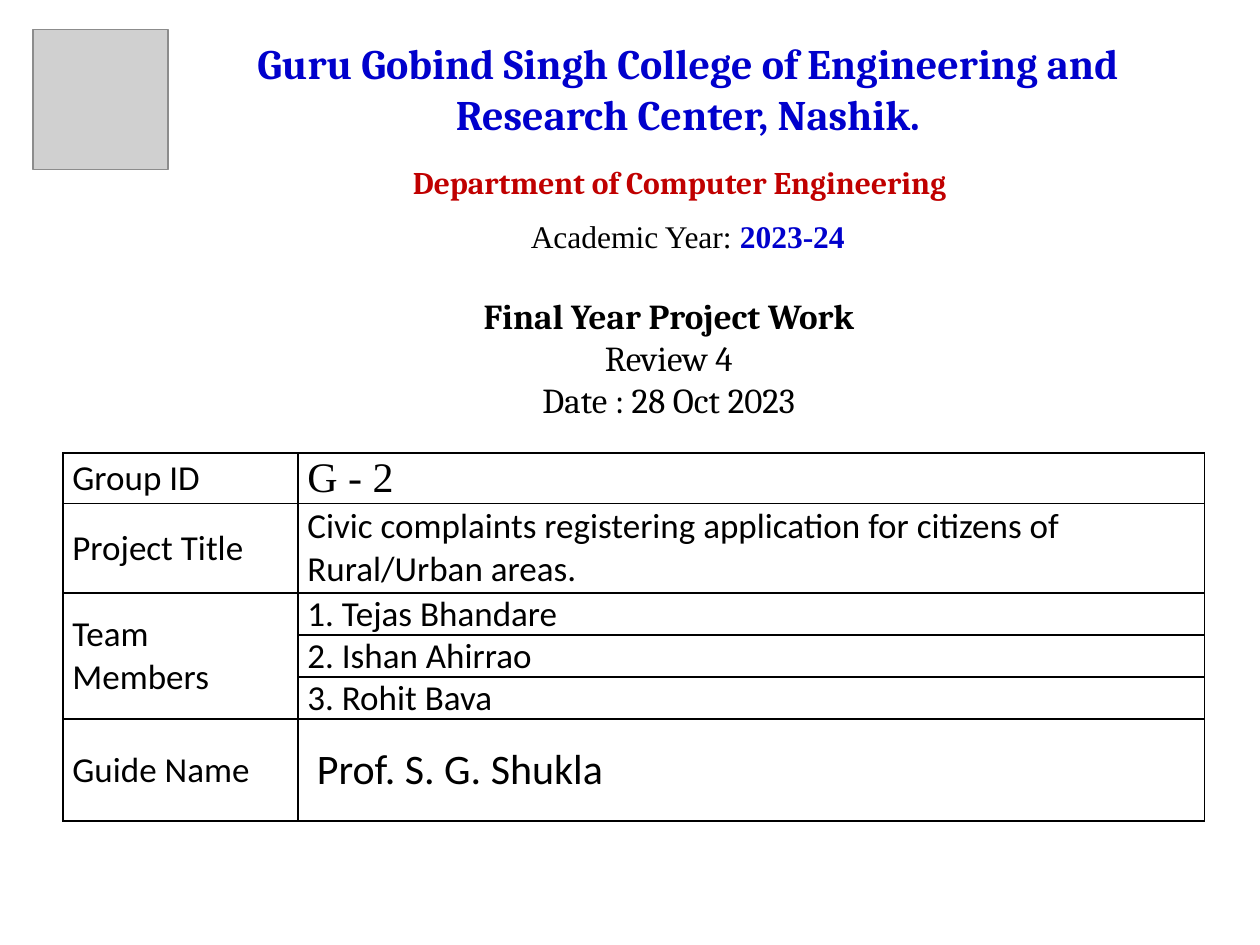
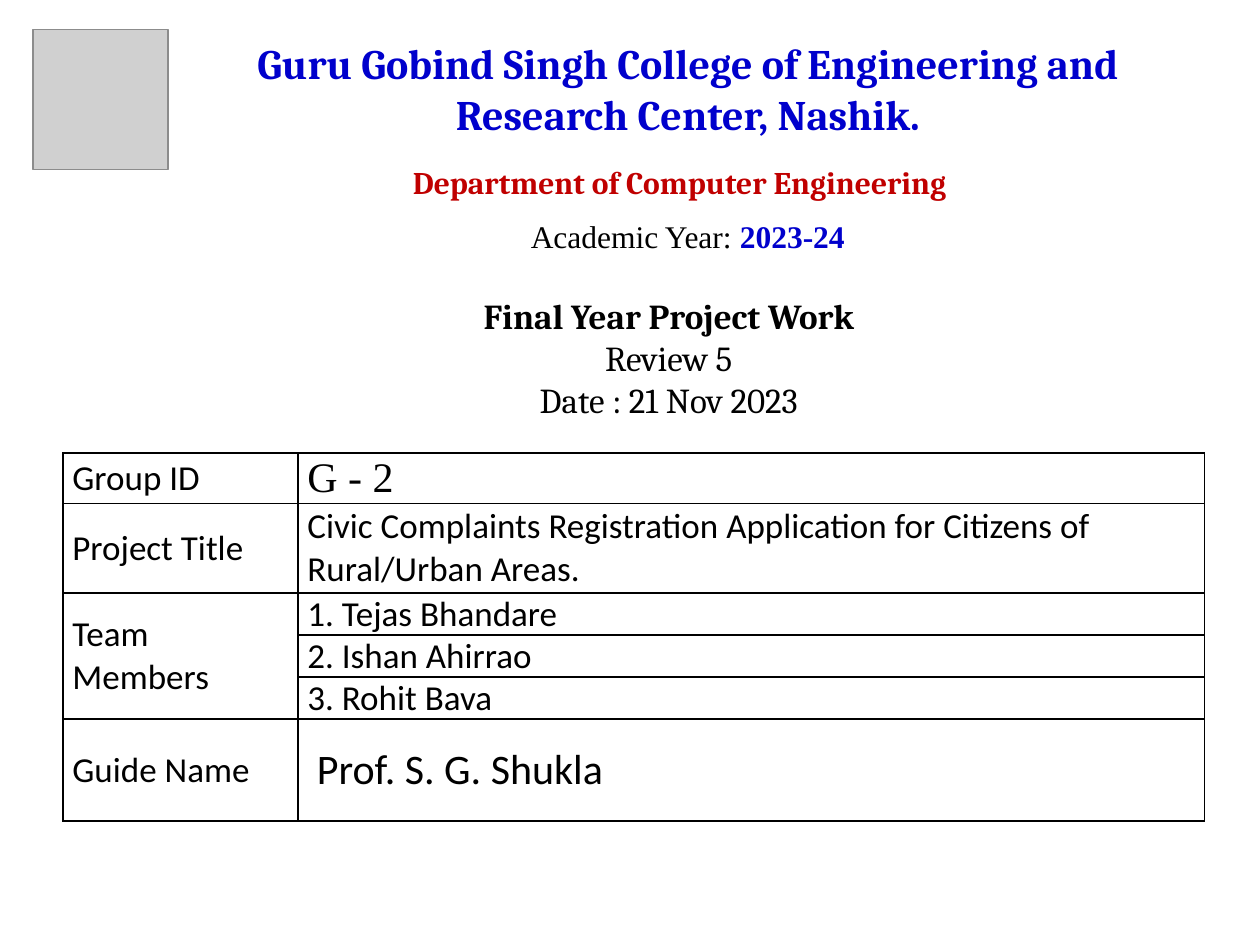
Before and after one commit to Roxhitttt/NMC-Final-Year-Project, a slide deck: slide 1 of NMC final yr project/G - 2 Review 5 ppt Final.pptx. Drawn at 1260x945 pixels with LibreOffice and Linux fonts; fonts in the diff are those of the drawing; grey boxes stand for pictures. Boxes give left, top, right and bottom in pixels: in the first picture for what was removed or moved away, otherwise in the second. Text is boxed around its words. In the diff, an @@ line names an element or a change of style, - is before the commit and + after.

```diff
--- a/NMC final yr project/G - 2 Review 5 ppt Final.pptx
+++ b/NMC final yr project/G - 2 Review 5 ppt Final.pptx
@@ text at (x1=540, y1=347, x2=798, y2=414): text changed @@
-Review 4
-Date : 28 Oct 2023
+Review 5
+Date : 21 Nov 2023
@@ table at (x1=63, y1=454, x2=1205, y2=822) @@
-row 2, column 2: Civic complaints registering application for citizens of Rural/Urban areas.
+row 2, column 2: Civic Complaints Registration Application for Citizens of Rural/Urban Areas.
```
Also in this commit, not shown: 12 other slides changed, 2 other files.
